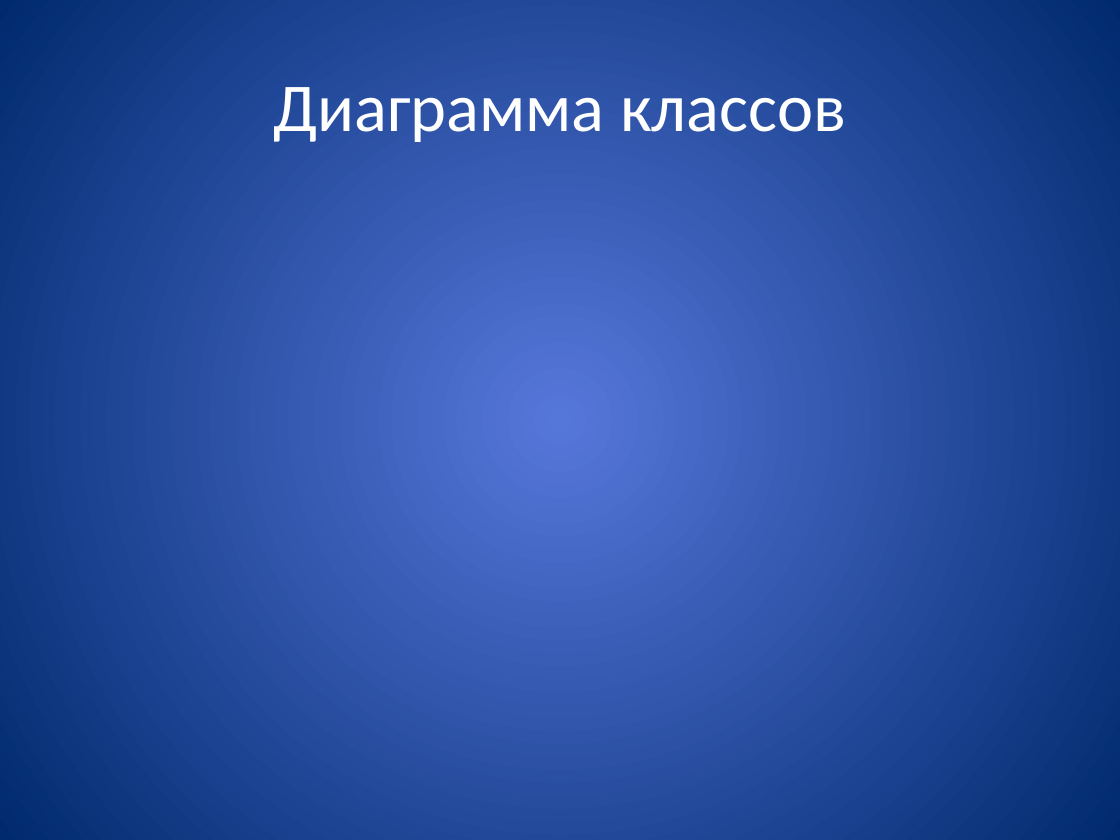
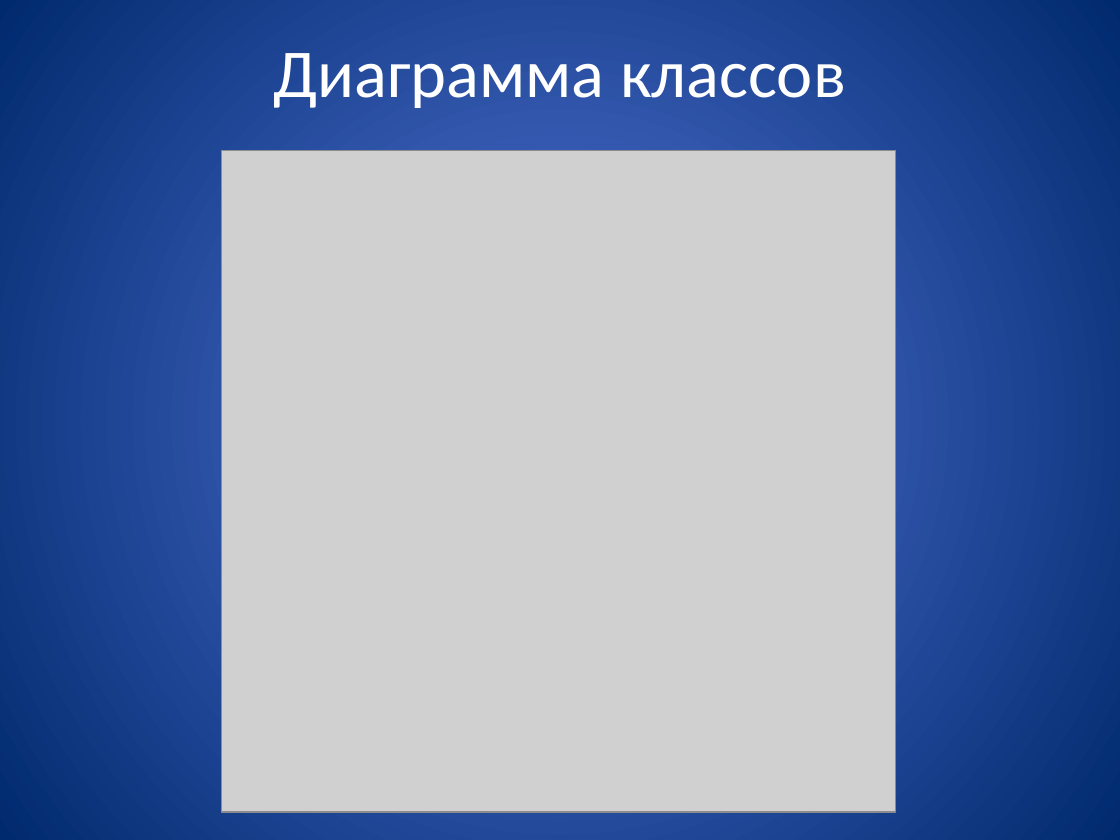
Before and after one commit to romakot321/Yandex_bot, a slide deck: slide 5 of презентация.pptx. Drawn at 1120x840 pixels with LibreOffice and Linux fonts; fonts in the diff are those of the drawing; grey boxes stand for pictures. Boxes give left, top, right and bottom in pixels: in the first picture for what was removed or moved away, otherwise in the second. Text is boxed around its words. In the diff, an @@ line names an element or a change of style, - is before the commit and + after.

```diff
--- a/презентация.pptx
+++ b/презентация.pptx
@@ background gradient #5678DB to #002B6F to gradient #5677DA to #002A6E @@
@@ title "Диаграмма классов": place and size @@
-title "Диаграмма классов" at (273,87,846,142)
+title "Диаграмма классов" at (273,53,846,108)
@@ picture added at (222,150,896,812) @@
```
Also in this commit, not shown: 6 other slides changed, 5 other files.
